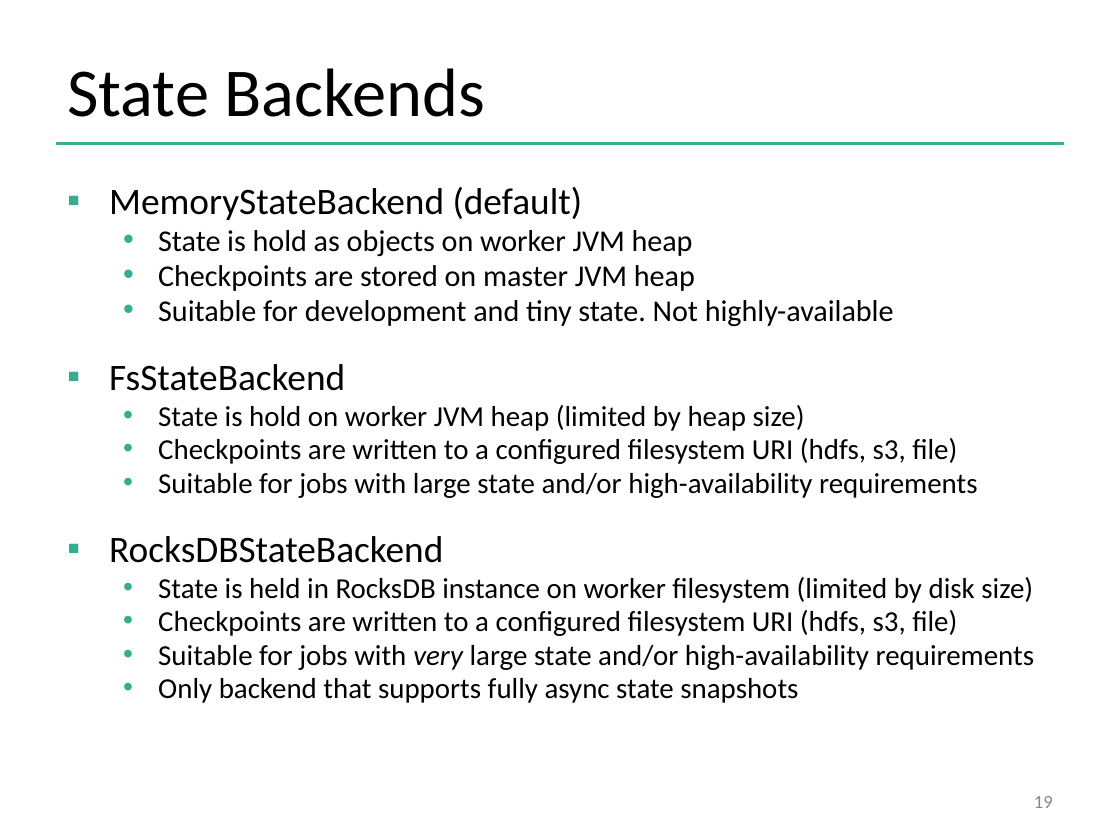
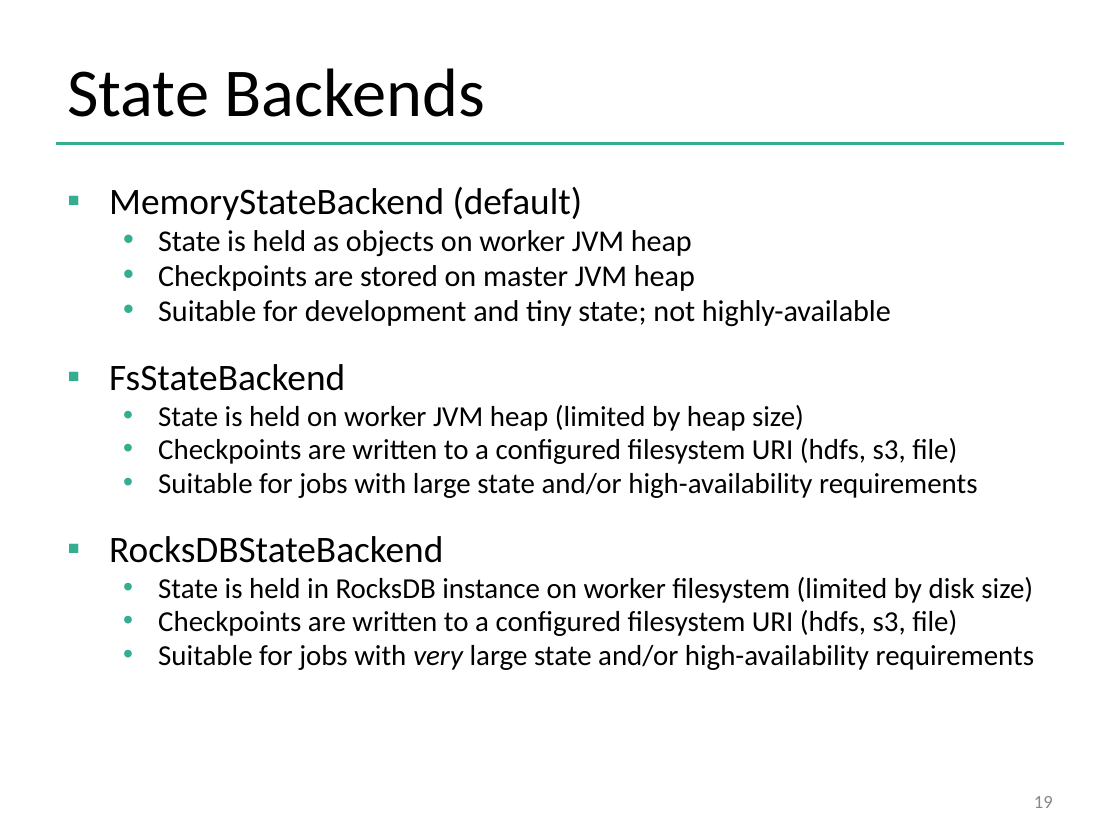
Before and after one commit to dataArtisans/flink-training-web, a slide deck: slide 19 of slides/flink_stream_statefulOps.pptx. Drawn at 1120x840 pixels with LibreOffice and Linux fonts; fonts in the diff are those of the drawing; background and template pictures are left out. Boxes give left, top, right and bottom in pixels: in the first picture for what was removed or moved away, otherwise in the second. Text is boxed around its words. In the diff, an @@ line names an element or a change of style, - is before the commit and + after.

```diff
--- a/slides/flink_stream_statefulOps.pptx
+++ b/slides/flink_stream_statefulOps.pptx
@@ text at <box>158,230,692,256</box>: text changed @@
-  • State is hold as objects on worker JVM heap
+  • State is held as objects on worker JVM heap
@@ text at <box>158,300,891,327</box>: text changed @@
-  • Suitable for development and tiny state. Not highly-available
+  • Suitable for development and tiny state; not highly-available
@@ text at <box>158,405,804,431</box>: text changed @@
-  • State is hold on worker JVM heap (limited by heap size)
+  • State is held on worker JVM heap (limited by heap size)
@@ text at <box>158,678,798,703</box>: paragraph removed @@
-  • Only backend that supports fully async state snapshots
```
Also in this commit, not shown: 5 other slides changed, 1 slide removed, 8 other files.
